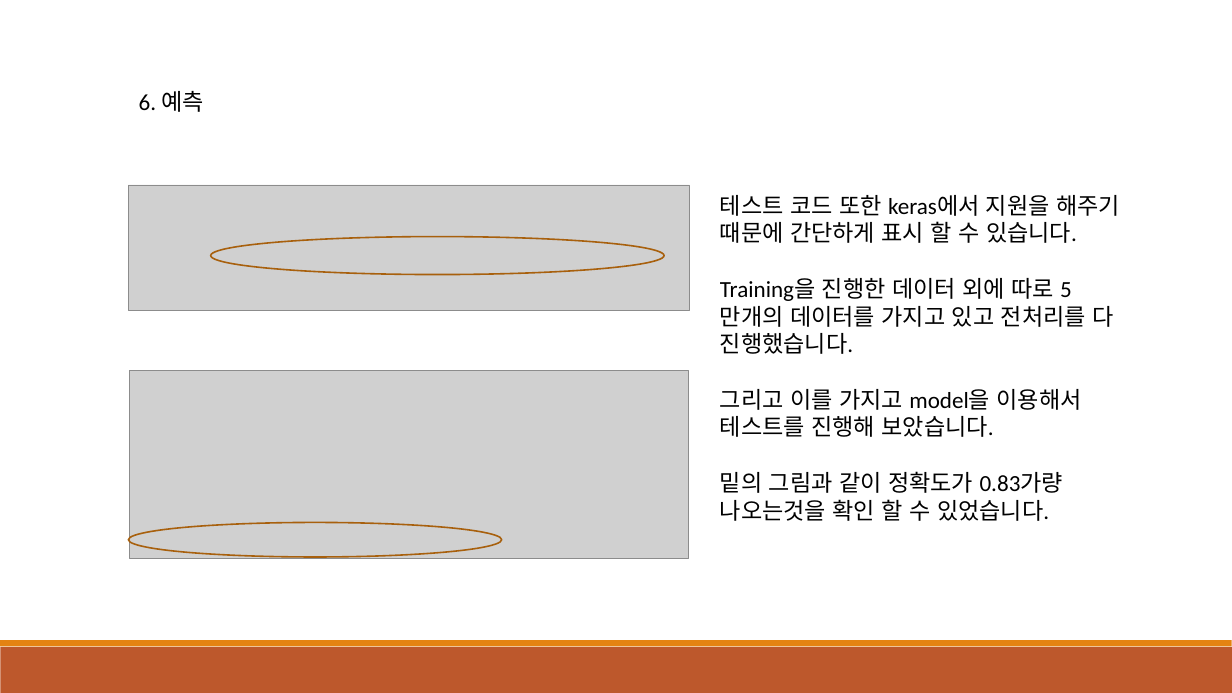
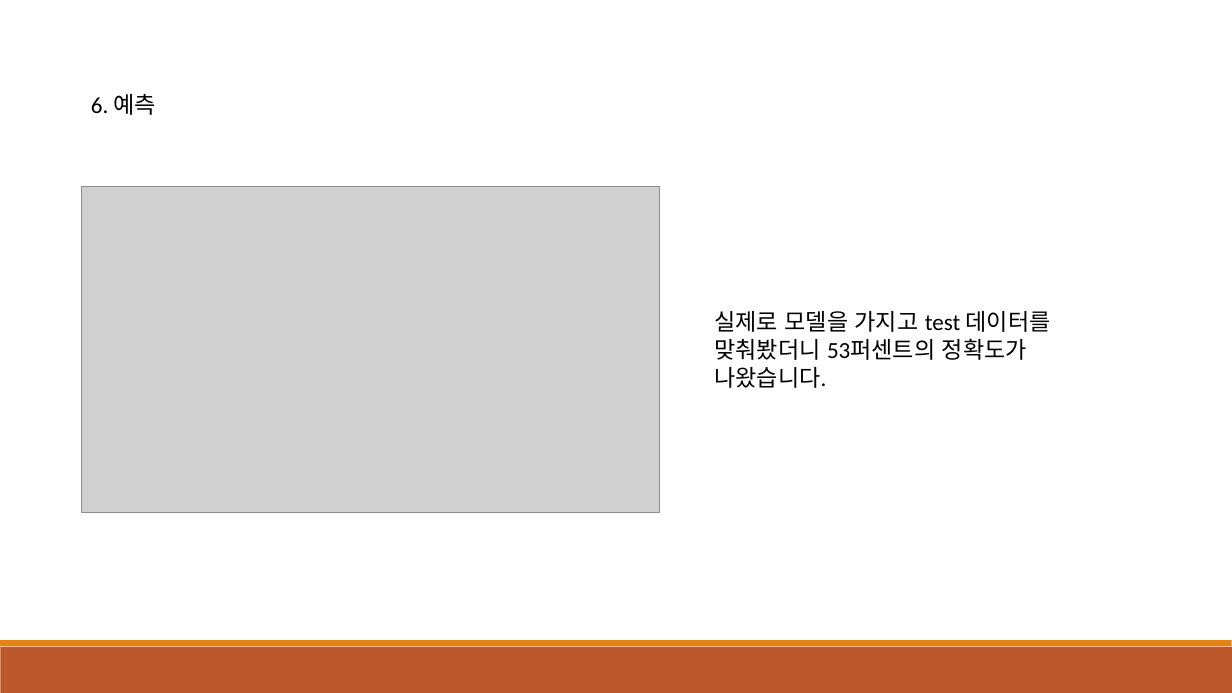
Before and after one commit to parkjunho12/MoviewReview, a slide deck: slide 12 of describes/영화 리뷰 트레이닝.pptx. Drawn at 1232x693 pixels with LibreOffice and Linux fonts; fonts in the diff are those of the drawing; grey boxes stand for pictures. Boxes give left, top, right and bottom in pixels: in the first picture for what was removed or moved away, otherwise in the second. Text is boxed around its words. In the diff, an @@ line names an element or a change of style, - is before the commit and + after.

Commit message:
1-1. MoviewReview 제대로된 commit 1. Training 시켰 2. Model도 뽑았다. 3. Evaluate로 검사도 했다.
문제점
1. 실제 적용해보면 50퍼센트 가까이 맞춘다..
2. 저장된 모델을 로드해서 Evaluate하면 정확도가 낮아진다..

해결방범
1. 이리저리 찾아봤는데 모르겠다...

```diff
--- a/describes/영화 리뷰 트레이닝.pptx
+++ b/describes/영화 리뷰 트레이닝.pptx
@@ text "6. 예측": place and size @@
-text "6. 예측" at [139,91,204,112]
+text "6. 예측" at [91,94,157,115]
@@ picture added at [82,187,660,513] @@
@@ picture removed at [128,185,689,311] @@
@@ ellipse removed at [211,237,665,274] @@
@@ text at [714,311,1051,388]: text changed @@
-테스트 코드 또한 keras에서 지원을 해주기 때문에 간단하게 표시 할 수 있습니다.
-Training을 진행한 데이터 외에 따로 5만개의 데이터를 가지고 있고 전처리를 다 진행했습니다.
-그리고 이를 가지고 model을 이용해서 테스트를 진행해 보았습니다.
-밑의 그림과 같이 정확도가 0.83가량 나오는것을 확인 할 수 있었습니다.
+실제로 모델을 가지고 test 데이터를 맞춰봤더니 53퍼센트의 정확도가 나왔습니다.
@@ picture removed at [129,371,689,559] @@
@@ ellipse removed at [128,522,502,556] @@
```
Also in this commit, not shown: 1 other file.
